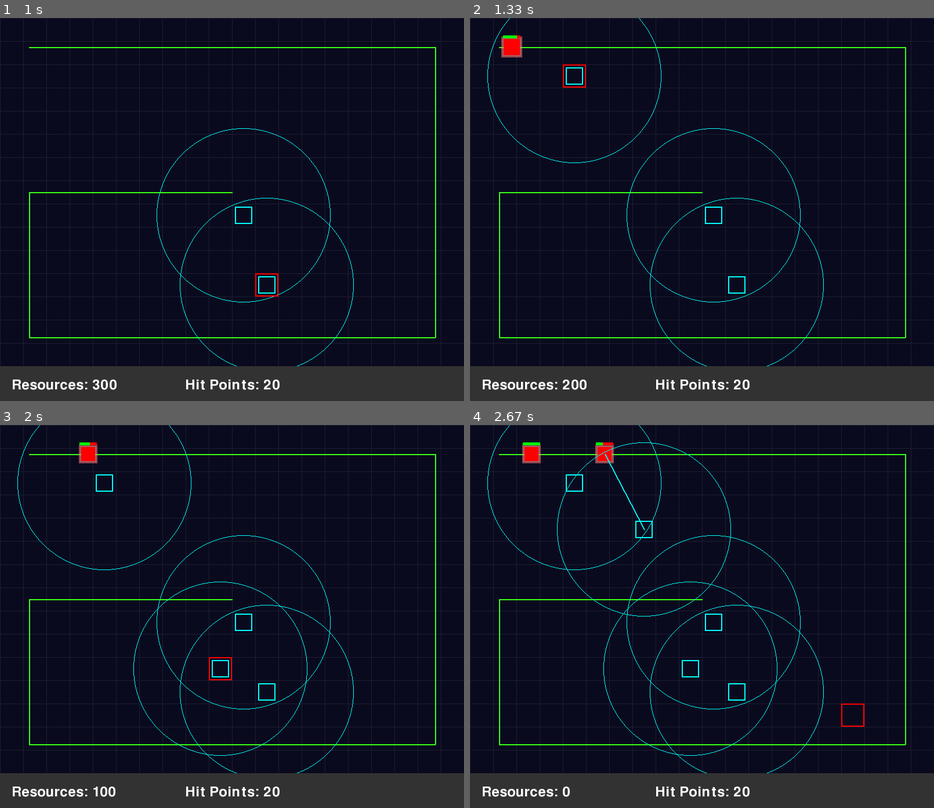
Above: before the commit, frames 1-4 (two rows, left to right).
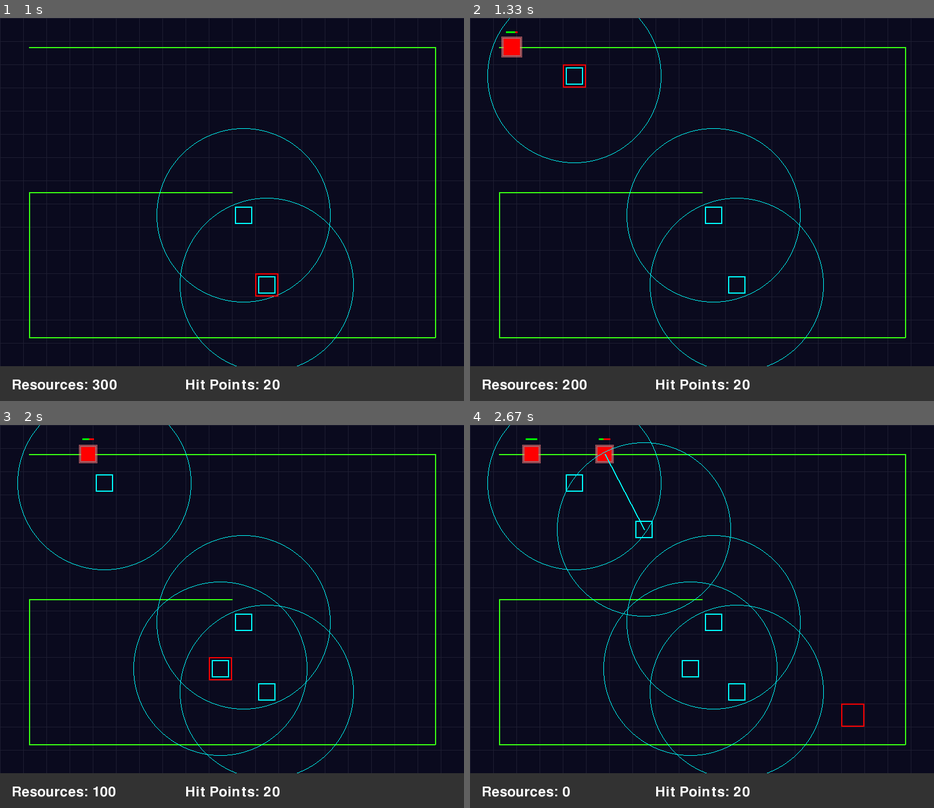
Above: after the commit, the same moments.

Repository: xbito/xbito-td1
Game: pygame game, started from main.py
Two runs of this game, one before a commit and one after it. Both use one fixed random seed, a clock stepped at 60 frames per second and the inputs below.
Inputs (mouse positions are in pixels of both pictures, inside the frame that each line leads up to):
- Up to frame 1 (1 s): click (232, 209) at 0.38 s; click (278, 293) at 0.72 s
- Up to frame 2 (1.33 s): click (581, 67) at 1.05 s
- Up to frame 3 (2 s): click (64, 605) at 1.38 s; click (232, 662) at 1.72 s
- Up to frame 4 (2.67 s): click (637, 536) at 2.05 s; click (864, 716) at 2.38 s

Frame 1 is identical in both runs. In frame 2, less than 0.1% of the frame differs, in the area x 7-11%, y 3-6%; in frame 3, less than 0.1%; in frame 4, less than 0.1%, in the area x 11-31%, y 3-6%.

Commit message:
Improved healthbar styles for enemies.

Diff:
--- a/main.py
+++ b/main.py
@@ -192,10 +192,34 @@
         )
 
         # Health bar
+        health_bar_width = 20  # Reduced width
+        health_bar_height = 3  # Reduced height
+        health_bar_y_offset = 15  # Increased offset to separate from sprite
+
         health_ratio = self.health / self.max_health
-        pygame.draw.rect(surface, (255, 0, 0, 128), (self.x - 15, self.y - 20, 30, 5))
+
+        # Background of health bar (red)
         pygame.draw.rect(
-            surface, (0, 255, 0, 128), (self.x - 15, self.y - 20, 30 * health_ratio, 5)
+            surface,
+            (255, 0, 0, 180),
+            (
+                self.x - health_bar_width // 2,
+                self.y - self.size - health_bar_y_offset,
+                health_bar_width,
+                health_bar_height,
+            ),
+        )
+
+        # Foreground of health bar (green)
+        pygame.draw.rect(
+            surface,
+            (0, 255, 0, 180),
+            (
+                self.x - health_bar_width // 2,
+                self.y - self.size - health_bar_y_offset,
+                int(health_bar_width * health_ratio),
+                health_bar_height,
+            ),
         )
 
     def get_resource_reward(self):
